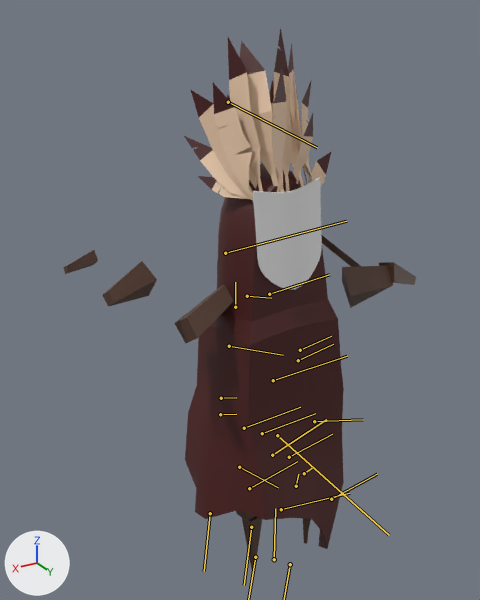
What one commit did to the FBX model Peacepipe_github_coop/Assets/Standard Assets/object/PERSONAGI/Pers 3 sstand sitdown/Pers3 _Sit animation.fbx.
Before and after are seen from a camera (50 mm lens) standing at (0.1068, 0.1535, 0.1832) and looking at (0.0085, -0.0104, 0.1012). Arrows for +X, +Y and +Z are at lower left; the lights stay in place. Both versions are drawn at frame 203 of the action 'Default Take'; the numbers are the values there. The bones that bend it are drawn over the model as lines.
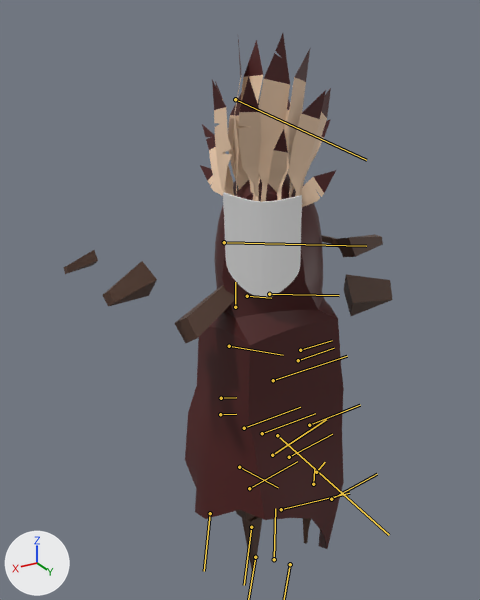
Changed parts and their boxes (x1, y1, x2, y2) in the pictures (480 x 600 px):
'Cube', posed (6% narrower)
    before: (63, 27, 416, 572)
    after: (63, 33, 393, 572)
bone 'Bone_002', root to tip
    before: (269, 294) to (329, 274)
    after: (269, 294) to (339, 295)
bone 'Bone_010', root to tip
    before: (298, 360) to (333, 344)
    after: (298, 360) to (334, 348)
bone 'Bone_011', root to tip
    before: (314, 421) to (363, 419)
    after: (309, 425) to (360, 405)

The edits, one by one:
Bone 'Bone_002' (bone_bone_002) turns from (2, -4, 0) to (-37, -2, 2) degrees about its own x, y and z.
Bone 'Bone_010' (bone_bone_010) turns from (15, 46, 2) to (6, 45, -7) degrees about its own x, y and z.
Bone 'Bone_011' (bone_bone_011) turns from (-8, 9, -3) to (0, 15, 24) degrees about its own x, y and z.
